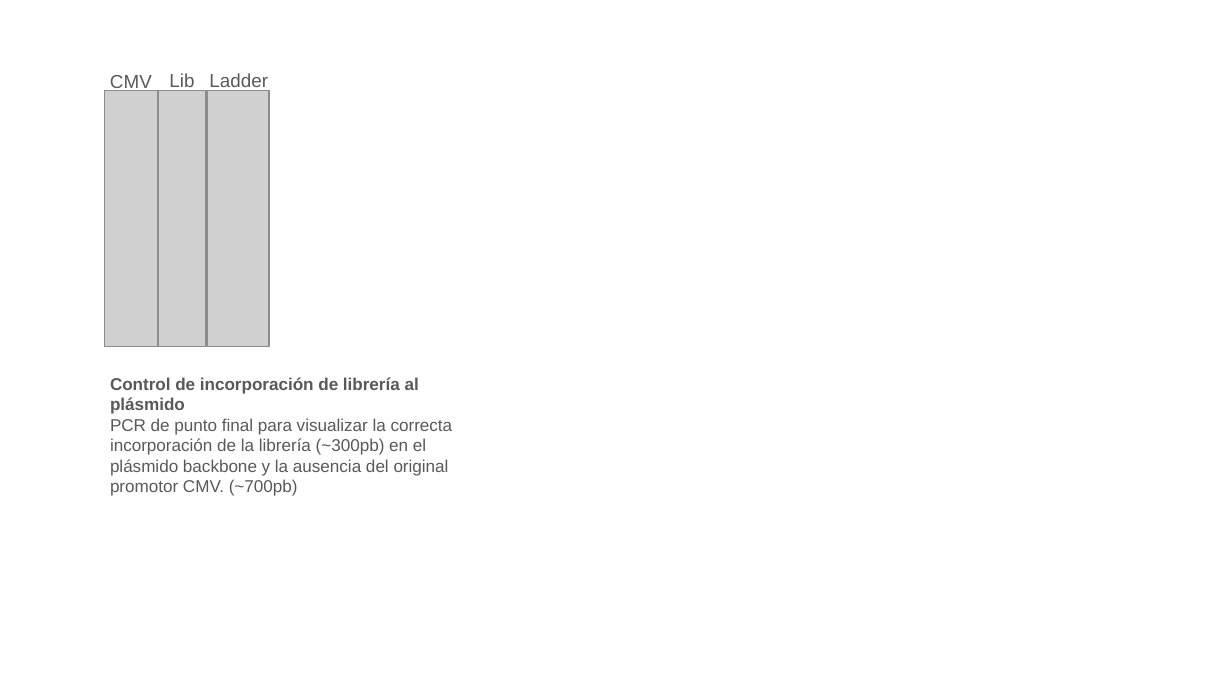
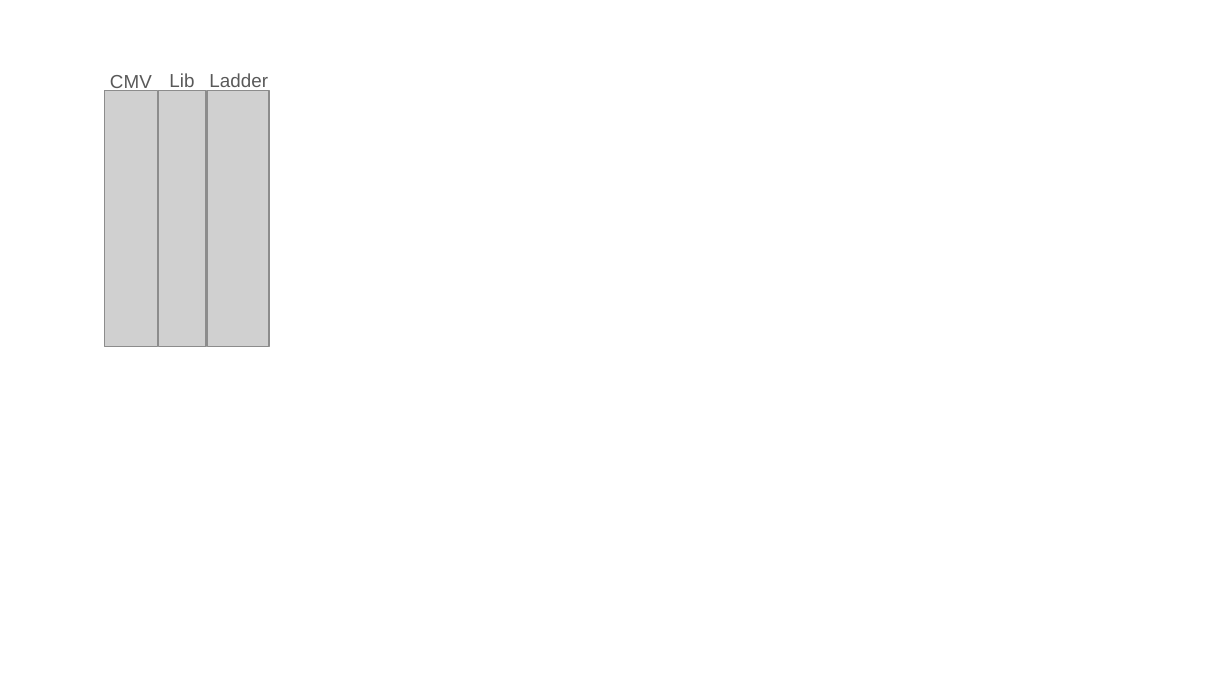
Before and after one commit to martin-iungman/TesisDoc, a slide deck: slide 3 of docs/Fig MyM.pptx. Drawn at 1232x693 pixels with LibreOffice and Linux fonts; fonts in the diff are those of the drawing; grey boxes stand for pictures. Boxes give left, top, right and bottom in pixels: in the first picture for what was removed or moved away, otherwise in the second. Text is boxed around its words. In the diff, an @@ line names an element or a change of style, - is before the commit and + after.

```diff
--- a/docs/Fig MyM.pptx
+++ b/docs/Fig MyM.pptx
@@ text removed at box(110, 377, 453, 496) @@
-Control de incorporación de librería al plásmido
-PCR de punto final para visualizar la correcta incorporación de la librería (~300pb) en el plásmido backbone y la ausencia del original promotor CMV. (~700pb)
```
Also in this commit, not shown: 3 other slides changed, 2 slides added, 2 slides removed, 3 other files.
